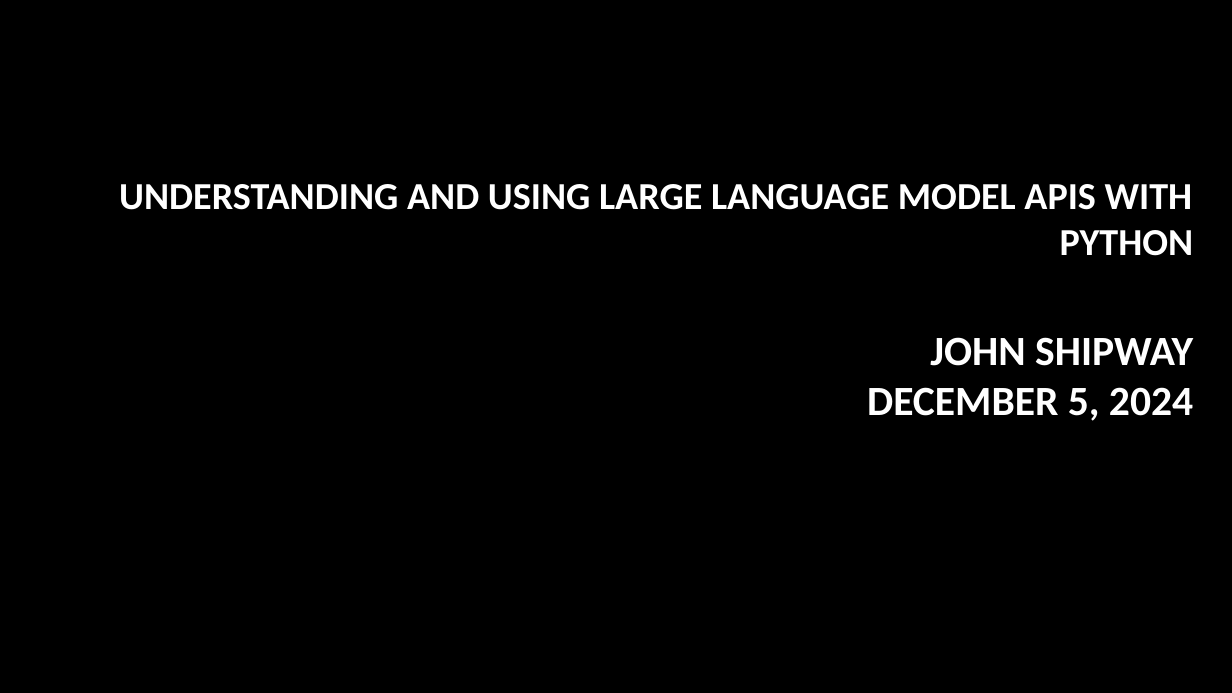
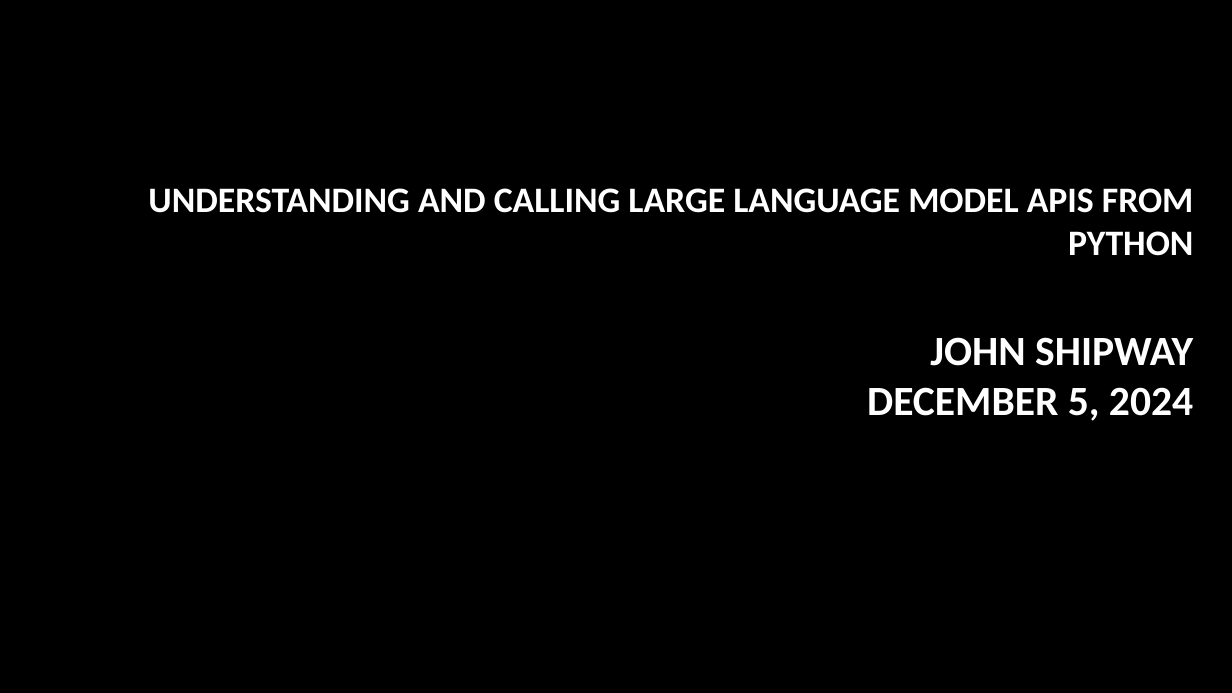
Before and after one commit to jshipway/jupyter-notebooks, a slide deck: slide 1 of John Shipway - Calling LLM from Python.pptx. Drawn at 1232x693 pixels with LibreOffice and Linux fonts; fonts in the diff are those of the drawing; background and template pictures are left out. Boxes give left, top, right and bottom in pixels: in the first picture for what was removed or moved away, otherwise in the second. Text is boxed around its words. In the diff, an @@ line names an element or a change of style, - is before the commit and + after.

```diff
--- a/John Shipway - Calling LLM from Python.pptx
+++ b/John Shipway - Calling LLM from Python.pptx
@@ title at [148,188,1194,421]: text changed; size 29.7 to 27.9 pt @@
-UNDERSTANDING AND USING LARGE LANGUAGE MODEL APIS WITH PYTHON
-JOHN SHIPWAY
-DECEMBER 5, 2024
+UNDERSTANDING AND CALLING LARGE LANGUAGE MODEL APIS FROM PYTHON
+JOHN SHIPWAY
+DECEMBER 5, 2024
```
Also in this commit, not shown: 6 other slides changed, 1 slide added, 1 slide removed, 1 other file.
